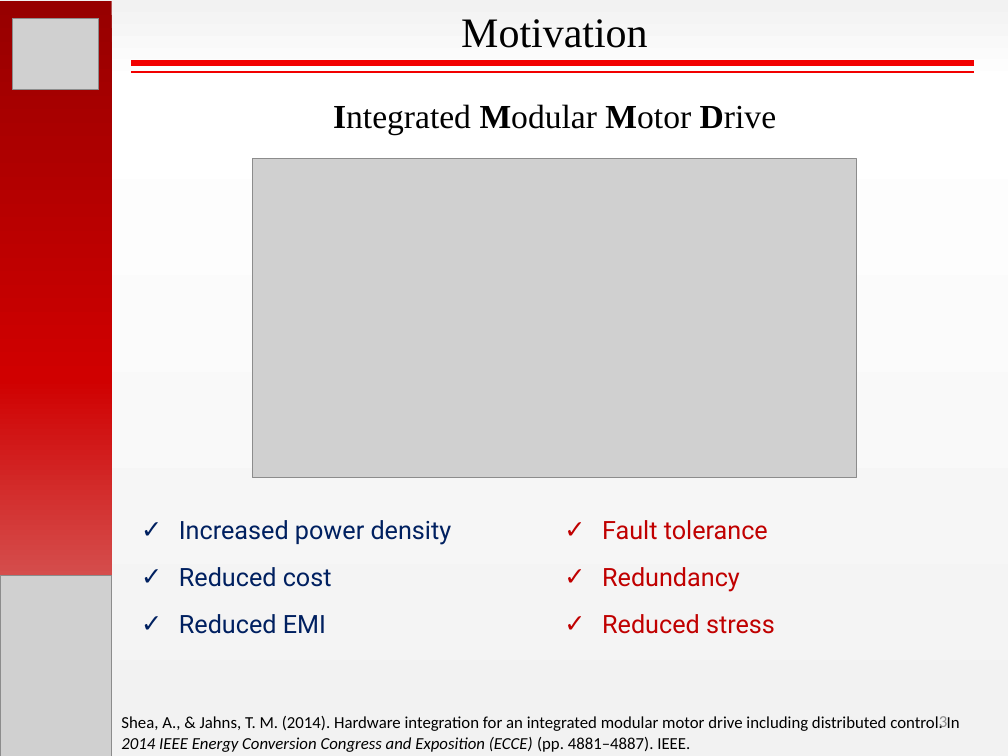
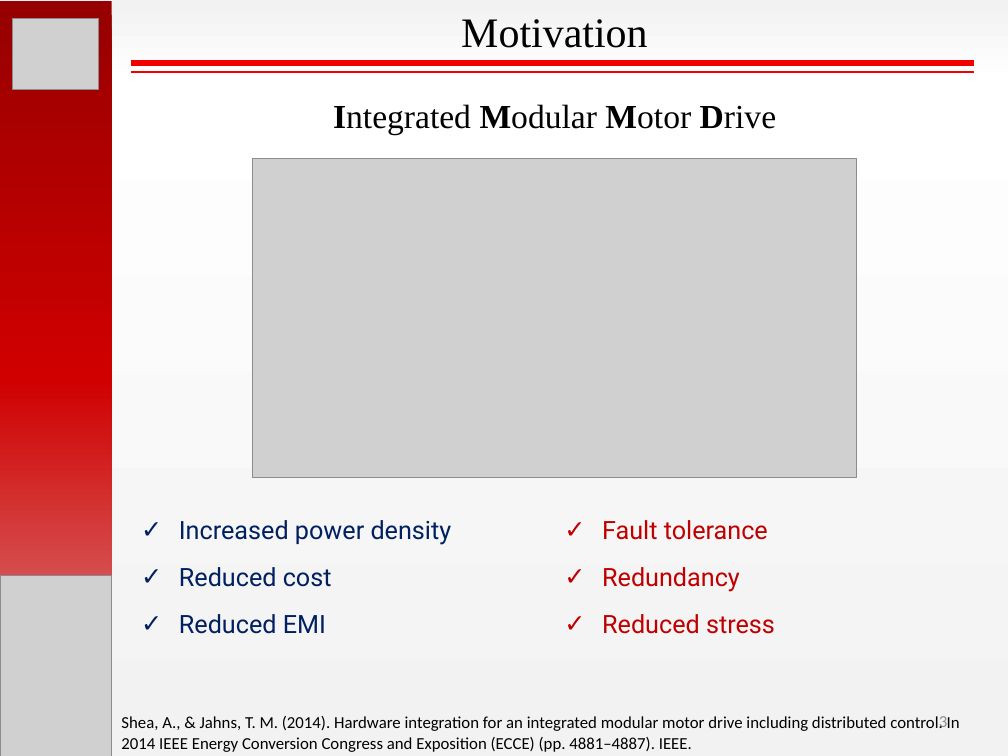
Before and after one commit to hakanpolat/IMMD, a slide deck: slide 3 of Paper/PEMD 2018/Presentation/PEMD2018_OralPres_Mesut_Uğur.pptx. Drawn at 1008x756 pixels with LibreOffice and Linux fonts; fonts in the diff are those of the drawing; grey boxes stand for pictures. Boxes give left, top, right and bottom in pixels: in the first picture for what was removed or moved away, otherwise in the second. Text is boxed around its words. In the diff, an @@ line names an element or a change of style, - is before the commit and + after.

```diff
--- a/Paper/PEMD 2018/Presentation/PEMD2018_OralPres_Mesut_Uğur.pptx
+++ b/Paper/PEMD 2018/Presentation/PEMD2018_OralPres_Mesut_Uğur.pptx
@@ text "Shea, A., & Jahns, T. ..." at <box>121,716,960,752</box>: italic off in "2014 IEEE Energy Conversion Congress and Exposition ..." @@
```
Also in this commit, not shown: 6 other slides changed, 6 slides added, 6 slides removed, 16 other files.
